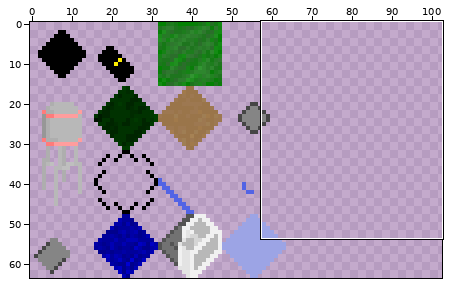
Two versions of one sprite sheet, textures.png. Above, an overview of the earlier version with the close-up marked.
Close-up. Before the commit:
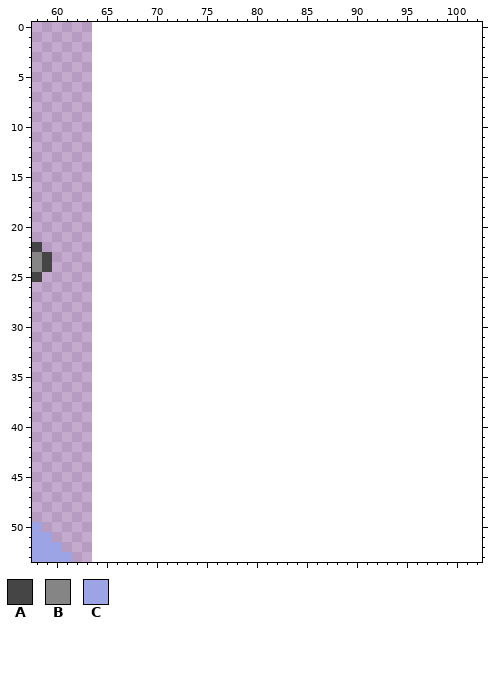
The file is 64x64 pixels. Pixels under 10% opacity are left out. Colours within 5 levels of each other are drawn and written as one. Shown: x 58..102, y 0..53. The old version is drawn lined up with the new one, on the new canvas. The wide view leaves out empty margins.
Palette (. is transparent): A #454545  B #858585  C #9ca4e5
Pixels before (only the part around the change), first column x 58:
 0 ..........................................
 1 ..........................................
 2 ..........................................
 3 ..........................................
 4 ..........................................
 5 ..........................................
 6 ..........................................
 7 ..........................................
 8 ..........................................
 9 ..........................................
10 ..........................................
11 ..........................................
12 ..........................................
13 ..........................................
14 ..........................................
15 ..........................................
16 ..........................................
17 ..........................................
18 ..........................................
19 ..........................................
20 ..........................................
21 ..........................................
22 A.........................................
23 BA........................................
24 BA........................................
25 A.........................................
26 ..........................................
27 ..........................................
28 ..........................................
29 ..........................................
30 ..........................................
31 ..........................................
32 ..........................................
33 ..........................................
34 ..........................................
35 ..........................................
36 ..........................................
37 ..........................................
38 ..........................................
39 ..........................................
40 ..........................................
41 ..........................................
42 ..........................................
43 ..........................................
44 ..........................................
45 ..........................................
46 ..........................................
47 ..........................................
48 ..........................................
49 ..........................................
50 C.........................................
51 CC........................................
Now the later version:
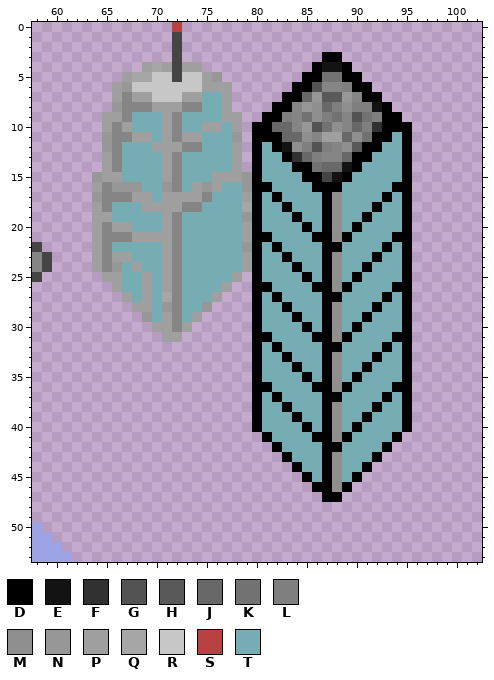
Colours new in this view: D #000000  E #131313  F #313131  G #535353  H #595959  J #686868  K #727272  L #7f7f7f  M #8f8f8f  N #979797  P #9f9f9f  Q #a6a6a6  R #c7c7c7  S #b84242  T #76acb3
The edit:
canvas 64x64 -> 128x64
Changed rows in their new state; - is an unchanged pixel.
first column x 64:
 0 --------S-----------------------
 1 --------A-----------------------
 2 --------A-----------------------
 3 --------A--------------DD-------
 4 -----PQPAPP-----------DEED------
 5 ---PQQRRARRPN--------DDKKDD-----
 6 --PNRRRRRRRPPP------DDGBBLDD----
 7 --PBPPRRRPPTTP-----DDJNHHNBDD---
 8 --NBBBPPPBBTTP----DDBNMJLMLLED--
 9 -PPBTTTPBTTTTPP--DDLBKMLKBGKLDD-
10 -PBPTTTPBTTPPTP-DDJJBNGKMBJLFDDD
11 -NBBPPTPBPPTTTN-DDDJJMBPPJMKDDTD
12 -NBTTTPPPBBTTTP-DTDEMLGLBMHDDTTD
13 -PBTTTTPBTTTTTP-DTTDFJLBBJDDTTTD
14 -PBTTTTPBTTTTTP-DTTTDDKJJEDTTTTD
15 NPPTTTTPBTTTPPPNDTTTTDDAEDTTTTTD
16 PBNNNTTNBTPNPTTNDDTTTTDDDTTTTTDD
17 NBBBPPTPPPPBTTTPDTDTTTTDMTTTTDTD
18 PBTTTPPPPBBTTTTQDTTDTTTDMTTTDTTD
19 PPTTTTTPBTTTTTTNDTTTDTTDMTTDTTTD
20 PBPPTTTPBTTTTTTPDTTTTDTDMTDTTTTD
21 PBBBPPPPBTTTTTTPDDTTTTDDMDTTTTDD
22 PBTTTTTPBTTTTTTNDTDTTTTDDTTTTDTD
23 PBPPTTTPBTTTTTTPDTTDTTTDMTTTDTTD
24 PBNTPTTPBTTTTTTPDTTTDTTDMTTDTTTD
25 -PPTTPTPBTTTTTP-DTTTTDTDMTDTTTTD
26 --PTTPTPBTTTTP--DDTTTTDDMDTTTTDD
27 ---PTPTQBTTTP---DTDTTTTDDTTTTDTD
28 ----PPTNBTTN----DTTDTTTDMTTTDTTD
29 -----NTPBTP-----DTTTDTTDMTTDTTTD
30 ------PPBP------DTTTTDTDMTDTTTTD
31 -------PP-------DDTTTTDDMDTTTTDD
32 ----------------DTDTTTTDDTTTTDTD
33 ----------------DTTDTTTDMTTTDTTD
34 ----------------DTTTDTTDMTTDTTTD
35 ----------------DTTTTDTDMTDTTTTD
36 ----------------DDTTTTDDMDTTTTDD
37 ----------------DTDTTTTDDTTTTDTD
38 ----------------DTTDTTTDMTTTDTTD
39 ----------------DTTTDTTDMTTDTTTD
40 ----------------DTTTTDTDMTDTTTTD
41 -----------------DTTTTDDMDTTTTD-
42 ------------------DTTTTDDTTTTD--
43 -------------------DTTTDMTTTD---
44 --------------------DTTDMTTD----
45 ---------------------DTDMTD-----
46 ----------------------DDMD------
47 -----------------------DD-------
